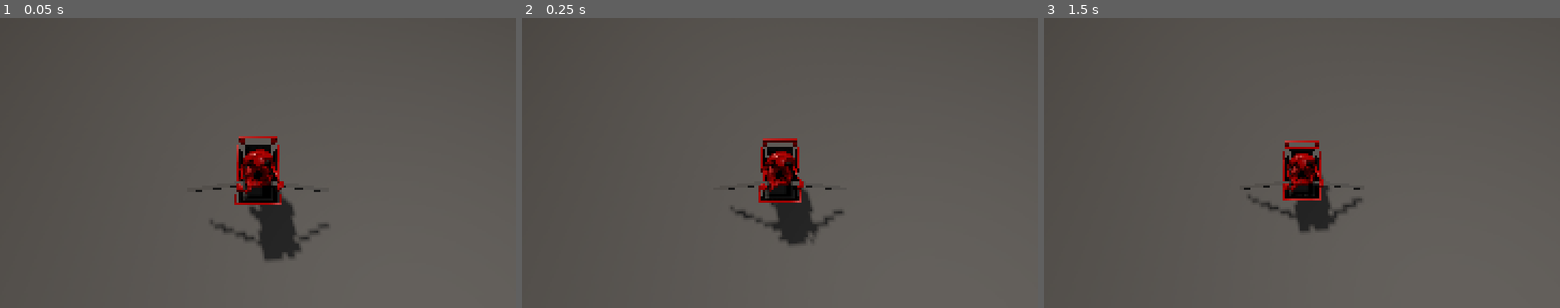
Above: before the commit, frames 1-3 (left to right).
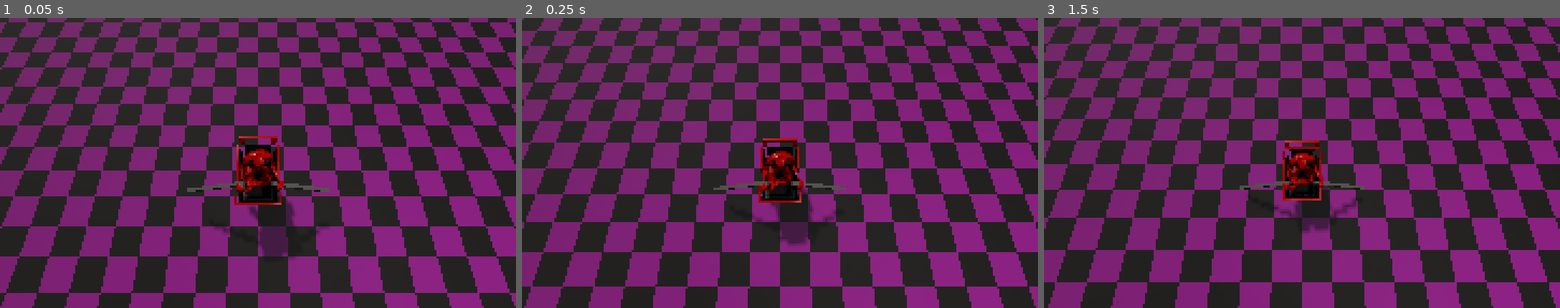
Above: after the commit, the same moments.

Repository: tm-nielsen/trolley-problem
Game: Godot game, scene res://scenes/root.tscn
Two runs of this game, one before a commit and one after it. Both use one fixed random seed, a clock stepped at 60 frames per second and the inputs below.
Inputs:
- Up to frame 1 (0.05 s): no input
- Up to frame 2 (0.25 s): no input
- Up to frame 3 (1.5 s): tap Enter at 1.25 s

The runs differ from the first frame. In frame 1, 97% of the frame differs, in the area x 0-100%, y 0-100%; in frame 2, 98%; in frame 3, 98%.

Commit message:
Added texture to test ground

Diff:
--- a/resources/shaders/lit.gdshader
+++ b/resources/shaders/lit.gdshader
@@ -1,5 +1,5 @@
 shader_type spatial;
-render_mode specular_toon, cull_disabled;
+render_mode diffuse_burley, cull_disabled;
 
 uniform vec3 albedo_colour: source_color = vec3(1);
 uniform sampler2D albedo_texture: hint_default_white, filter_nearest;
--- a/scenes/movement_test.tscn
+++ b/scenes/movement_test.tscn
@@ -6,6 +6,7 @@
 [ext_resource type="Script" uid="uid://3jl1xhdapak2" path="res://scripts/player/paddle_controller.gd" id="3_l606k"]
 [ext_resource type="PackedScene" uid="uid://buqvwk6vnginp" path="res://models/Shelf.glb" id="4_3v85x"]
 [ext_resource type="PackedScene" uid="uid://bltk3dtuf4ytx" path="res://models/ShelfCorner.glb" id="5_mp4pn"]
+[ext_resource type="Shader" uid="uid://bxtqnrbo5lpp5" path="res://resources/shaders/lit.gdshader" id="5_s4463"]
 [ext_resource type="PackedScene" uid="uid://bgaaq2cs5ihqb" path="res://models/ShelfDouble.glb" id="6_t354w"]
 [ext_resource type="PackedScene" uid="uid://dqt7p5n40u8vb" path="res://models/ShelfProduce.glb" id="7_l606k"]
 [ext_resource type="PackedScene" uid="uid://ccj1va6wuahxd" path="res://models/ShelfFrozen.glb" id="8_3v85x"]
@@ -28,6 +29,20 @@
 
 [sub_resource type="PlaneMesh" id="PlaneMesh_gdjh5"]
 size = Vector2(200, 200)
+
+[sub_resource type="NoiseTexture2D" id="NoiseTexture2D_hpsmh"]
+
+[sub_resource type="ShaderMaterial" id="ShaderMaterial_jo1an"]
+render_priority = 0
+shader = ExtResource("5_s4463")
+shader_parameter/albedo_colour = Color(0.641934, 0.641934, 0.641934, 1)
+shader_parameter/albedo_texture = SubResource("NoiseTexture2D_hpsmh")
+shader_parameter/metallic = 0.0
+shader_parameter/specular = 0.5
+shader_parameter/roughness = 0.8
+shader_parameter/emission = Color(0.10748, 0.10748, 0.10748, 1)
+shader_parameter/uv_scale = Vector2(100, 100)
+shader_parameter/normal_scale = 1.0
 
 [node name="MovementTest" type="Node3D"]
 
@@ -108,6 +123,7 @@
 
 [node name="MeshInstance3D" type="MeshInstance3D" parent="Ground"]
 mesh = SubResource("PlaneMesh_gdjh5")
+surface_material_override/0 = SubResource("ShaderMaterial_jo1an")
 
 [node name="Props" type="Node3D" parent="."]
 visible = false
Not shown: 1 places in scenes/movement_test.tscn that only renumber resources
